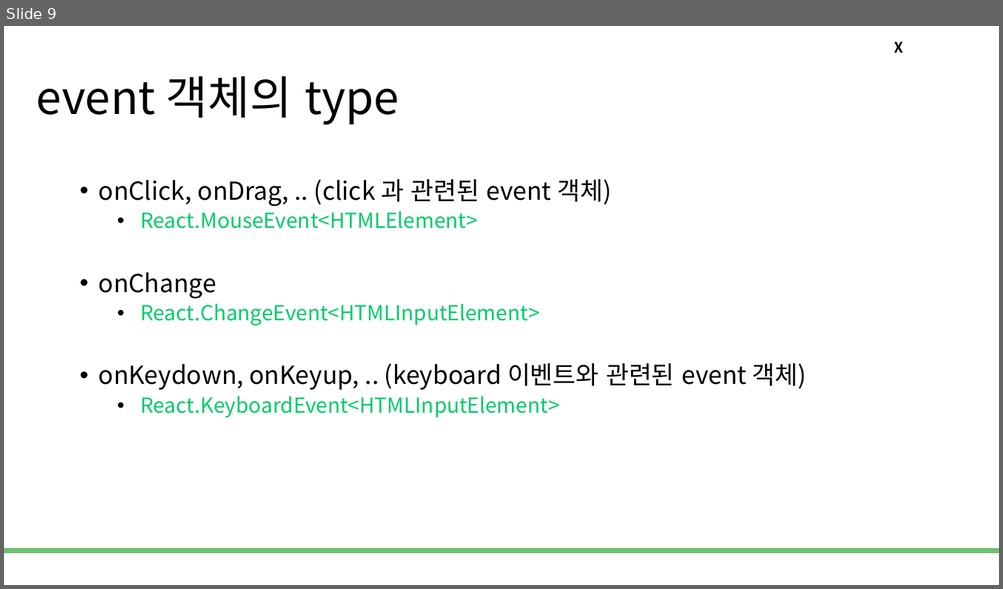
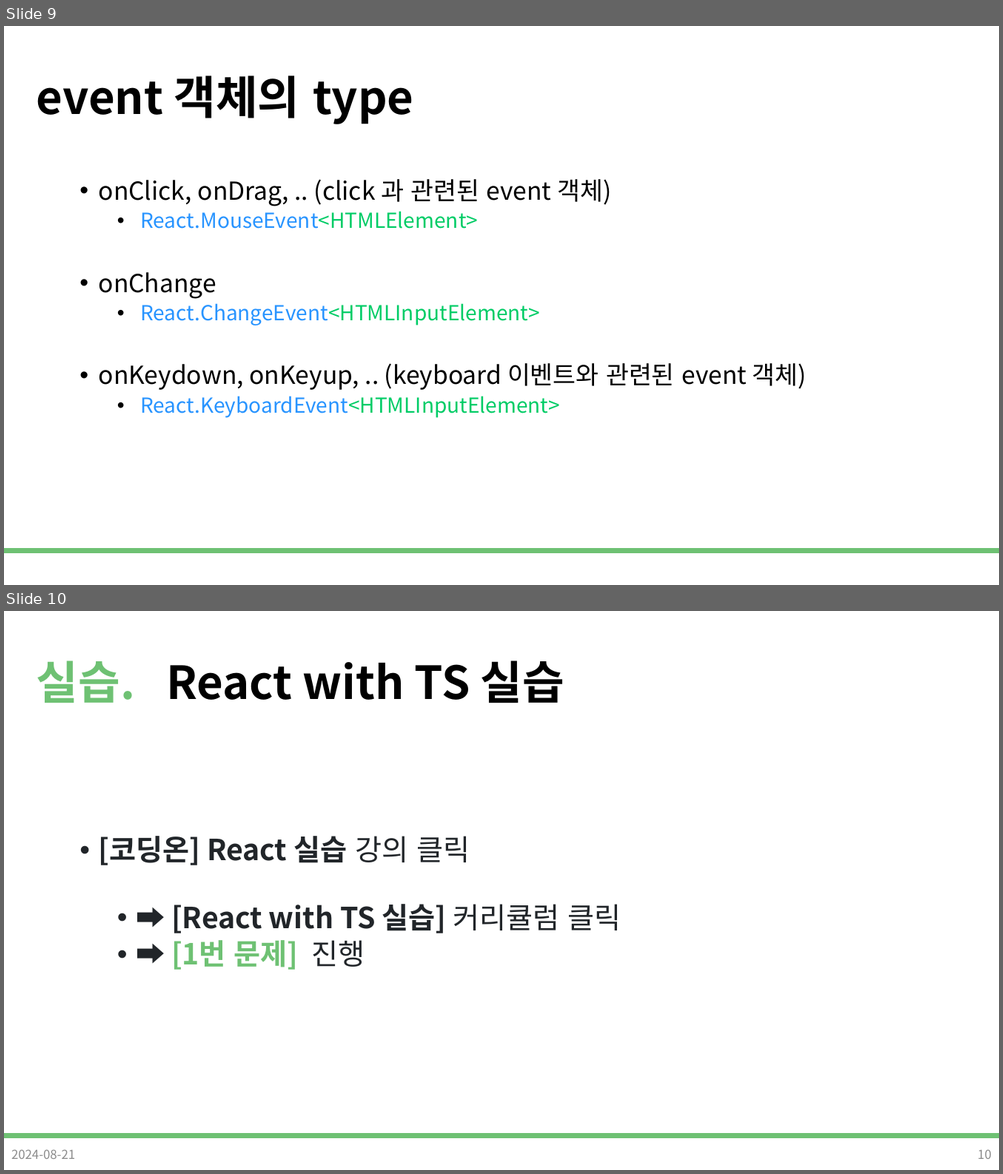
Before and after one commit to DevDamon0527/SeSAC_Yeongdeungpo_Campus_6th, a slide deck: material/[SeSAC_YDP_6] 33_TypeScript_with_React.pptx. Shown one above the other, each under a label of ours: slide 9 before the commit, slides 9 and 10 after it. The pictures are 1003x589 and 1003x1174 pixels, drawn with LibreOffice and Linux fonts; fonts in the diff are those of the drawing; background and template pictures are left out. Boxes give left, top, right and bottom in pixels: in the first picture for what was removed or moved away, otherwise in the second. Text is boxed around its words. In the diff, an @@ line names an element or a change of style, - is before the commit and + after.

Commit message:
lecture ready (0821) : TS_with react

```diff
--- a/material/[SeSAC_YDP_6] 33_TypeScript_with_React.pptx
+++ b/material/[SeSAC_YDP_6] 33_TypeScript_with_React.pptx
@@ slide 10 added at (4, 611, 999, 1170), background #FFFFFF; not listed: 1 template element that a slide beside it also shows @@
@@ title added at (37, 661, 564, 703), 44 pt, text #000000, bold @@
+실습. React with TS 실습
@@ text added at (99, 836, 620, 970), 28 pt, text #212529, bold @@
+• [코딩온] React 실습 강의 클릭
+  • ➡ [React with TS 실습] 커리큘럼 클릭
+  • ➡ [1번 문제] 진행
@@ text added at (11, 1150, 75, 1159), 12 pt, text #8C8C8C @@
+2024-08-21
@@ page number added at (977, 1150, 991, 1159), 12 pt, text #8C8C8C @@
+10
@@ slide 9 changed as well @@
@@ title "event 객체의 type" at (37, 76, 414, 124): bold on @@
@@ text removed at (893, 42, 902, 53) @@
-X
@@ text at (140, 211, 560, 418): text colour #00CC66 to #2894FF in "React.MouseEvent<HTMLElement>", "React.ChangeEvent<HTMLInputElement>", "React.KeyboardEvent<HTMLInputElement>" @@
```
Also in this commit, not shown: 8 other slides changed, 21 other files.
